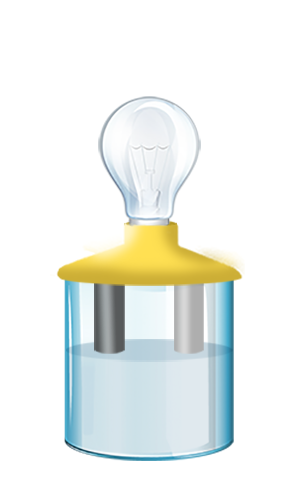
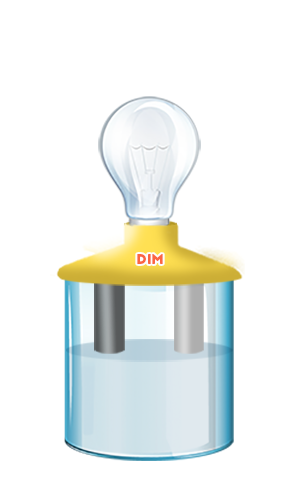
The second (300, 480) image is a revision of the first. Changes to its layers:
showed "dim" (1st of 2) over [137, 254, 163, 264]
